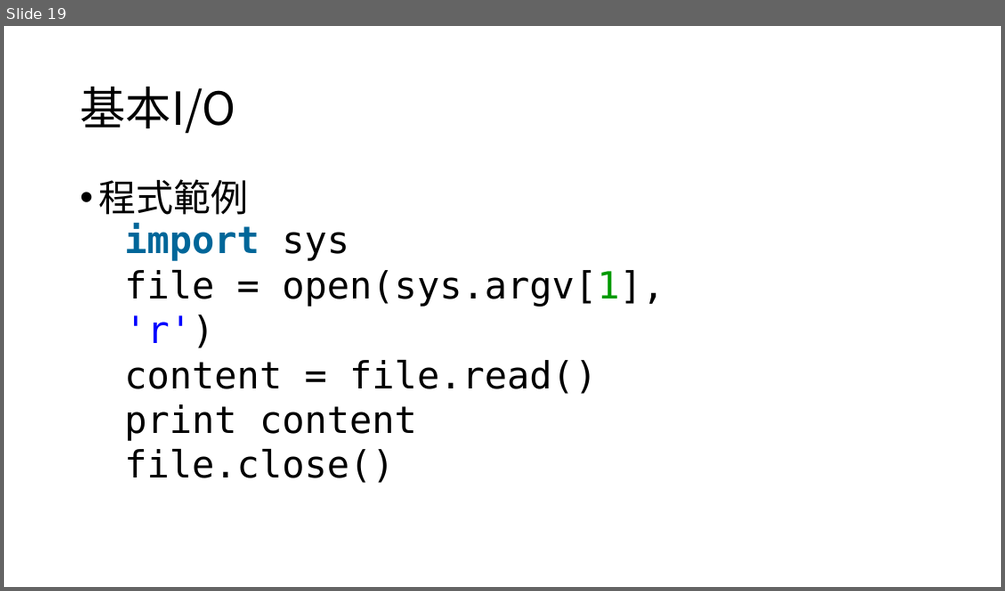
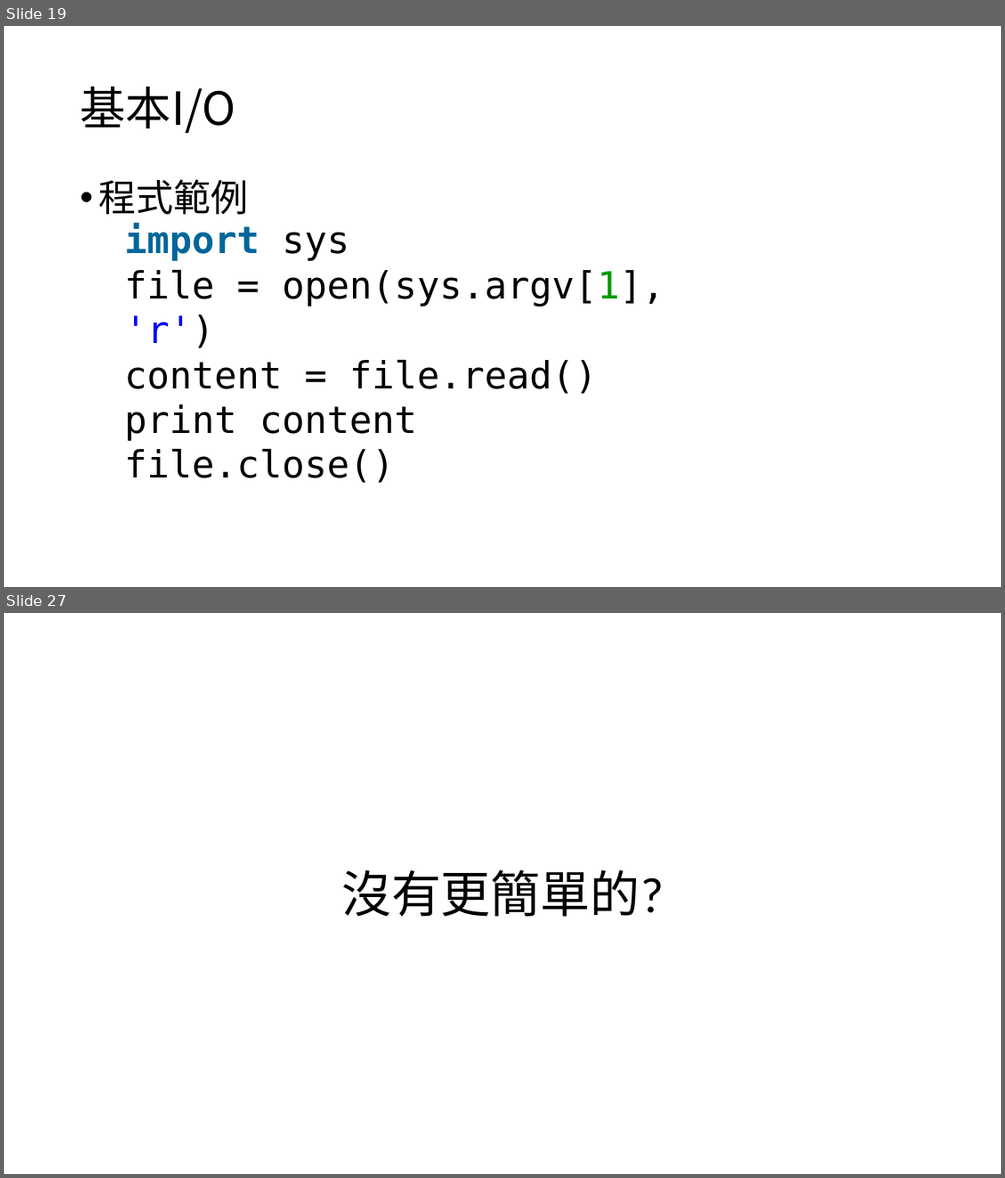
Before and after one commit to timmy61109/Python-Tutorial, a slide deck: Python程式設計入門指南.pptx. Shown one above the other, each under a label of ours: slide 19 before the commit, slides 19 and 27 after it; the slides between them are not shown. The pictures are 1005x591 and 1005x1178 pixels, drawn with LibreOffice and Linux fonts; fonts in the diff are those of the drawing. Boxes give left, top, right and bottom in pixels: in the first picture for what was removed or moved away, otherwise in the second. Text is boxed around its words. In the diff, an @@ line names an element or a change of style, - is before the commit and + after.

```diff
--- a/Python程式設計入門指南.pptx
+++ b/Python程式設計入門指南.pptx
@@ slide 27 added at (4, 613, 1001, 1174), background #FFFFFF @@
@@ text added at (341, 869, 663, 916), 48 pt, text #000000 @@
+沒有更簡單的?
```
Also in this commit, not shown: 7 slides changed, 54 other slides added, 1 slide removed.
